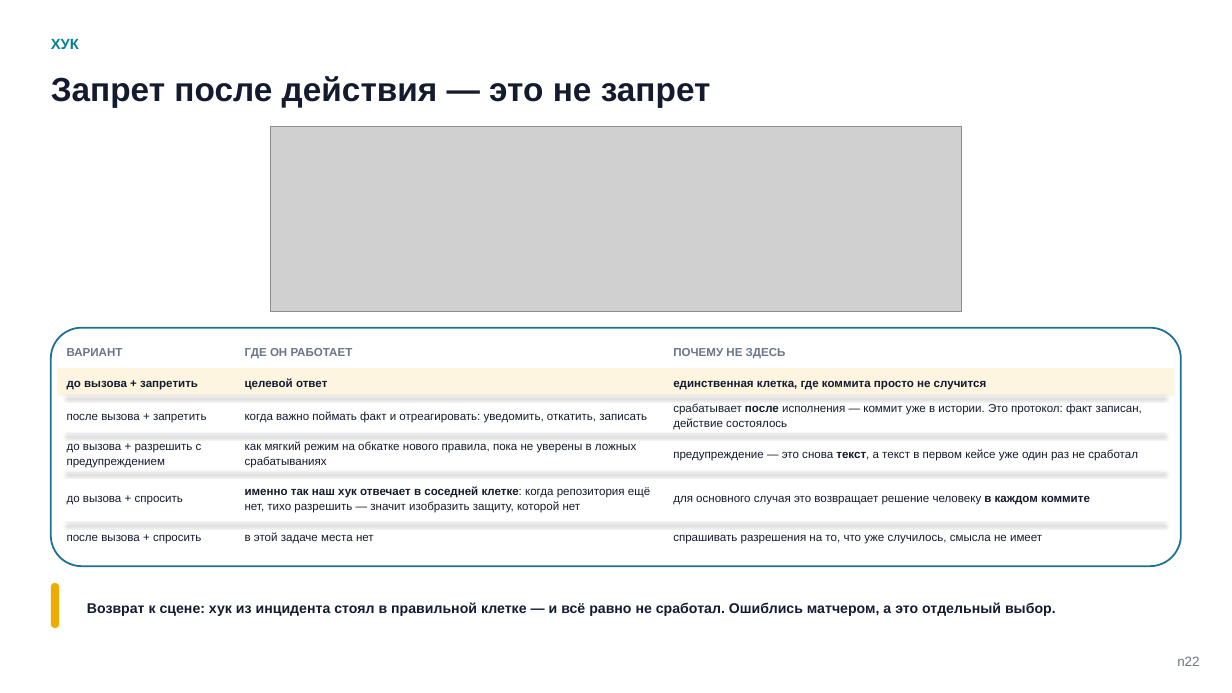
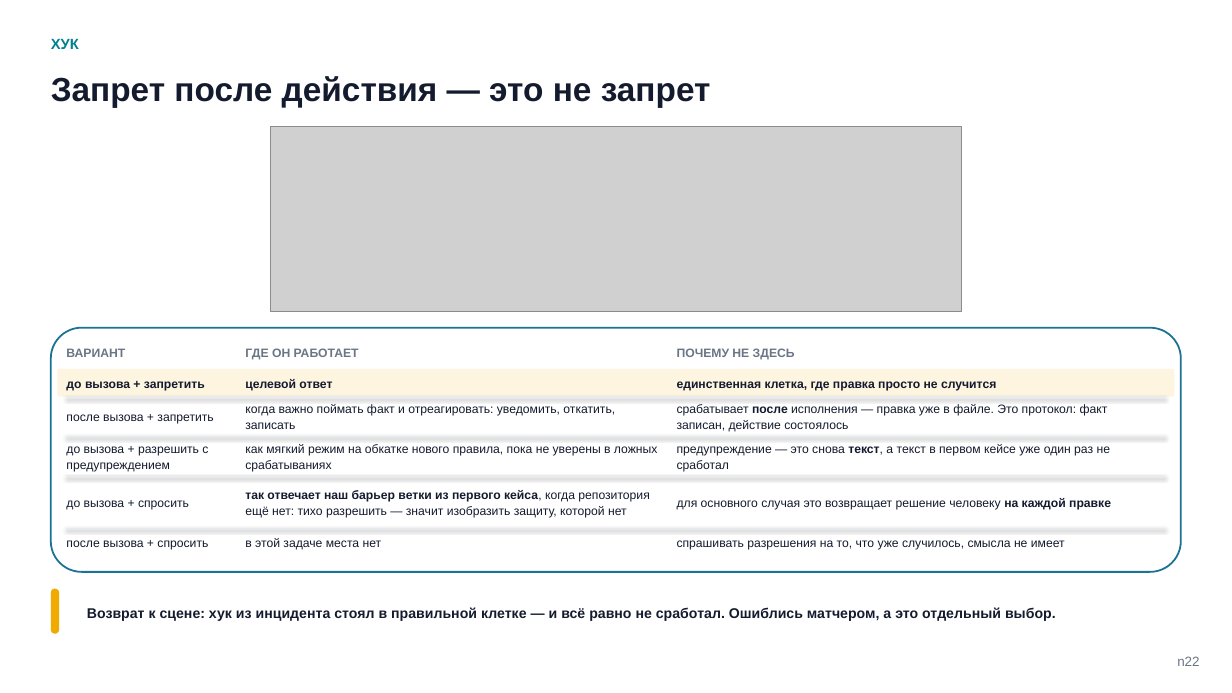
Before and after one commit to tellina-study/AI-usage-lessons, a slide deck: slide 22 of library/seminars/sem-05/rendered/sem-05-n.pptx. Drawn at 1232x693 pixels with LibreOffice and Linux fonts; fonts in the diff are those of the drawing; grey boxes stand for pictures. Boxes give left, top, right and bottom in pixels: in the first picture for what was removed or moved away, otherwise in the second. Text is boxed around its words. In the diff, an @@ line names an element or a change of style, - is before the commit and + after.

```diff
--- a/library/seminars/sem-05/rendered/sem-05-n.pptx
+++ b/library/seminars/sem-05/rendered/sem-05-n.pptx
@@ rounded rectangle: place and size @@
-rounded rectangle at (51, 328, 1181, 567)
+rounded rectangle at (51, 328, 1181, 572)
@@ rounded rectangle at (51, 328, 1181, 572): proportions changed @@
@@ text at (677, 381, 996, 391): text changed; size 9 to 9.5 pt @@
-единственная клетка, где коммита просто не случится
+единственная клетка, где правка просто не случится
@@ text at (677, 404, 1108, 432): text changed; size 9 to 9.5 pt @@
-срабатывает после исполнения — коммит уже в истории. Это протокол: факт записан, действие состоялось
+срабатывает после исполнения — правка уже в файле. Это протокол: факт записан, действие состоялось
@@ text at (245, 490, 649, 518): text changed; size 9 to 9.5 pt @@
-именно так наш хук отвечает в соседней клетке: когда репозитория ещё нет, тихо разрешить — значит изобразить защиту, которой нет
+так отвечает наш барьер ветки из первого кейса, когда репозитория ещё нет: тихо разрешить — значит изобразить защиту, которой нет
@@ text at (677, 498, 1111, 510): text changed; size 9 to 9.5 pt @@
-для основного случая это возвращает решение человеку в каждом коммите
+для основного случая это возвращает решение человеку на каждой правке
@@ size 9 to 9.5 pt in 14 elements at (66, 381, 205, 391), (66, 348, 125, 357), (677, 348, 795, 360), (245, 348, 359, 360), (245, 379, 332, 391), (66, 414, 213, 424), (245, 404, 615, 429), (677, 444, 1110, 472), (66, 446, 208, 472), (245, 444, 658, 472), (66, 540, 208, 550), (66, 500, 189, 510), (677, 540, 1065, 550), (245, 538, 382, 550) @@
@@ 2 lines, 1 text, 1 rounded rectangle: place and size @@
-2 lines, 1 text, 1 rounded rectangle at (51, 472, 1165, 628)
+2 lines, 1 text, 1 rounded rectangle at (51, 476, 1165, 634)
```
Also in this commit, not shown: 13 other slides changed, 4 slides added, 4 slides removed, 28 other files.
